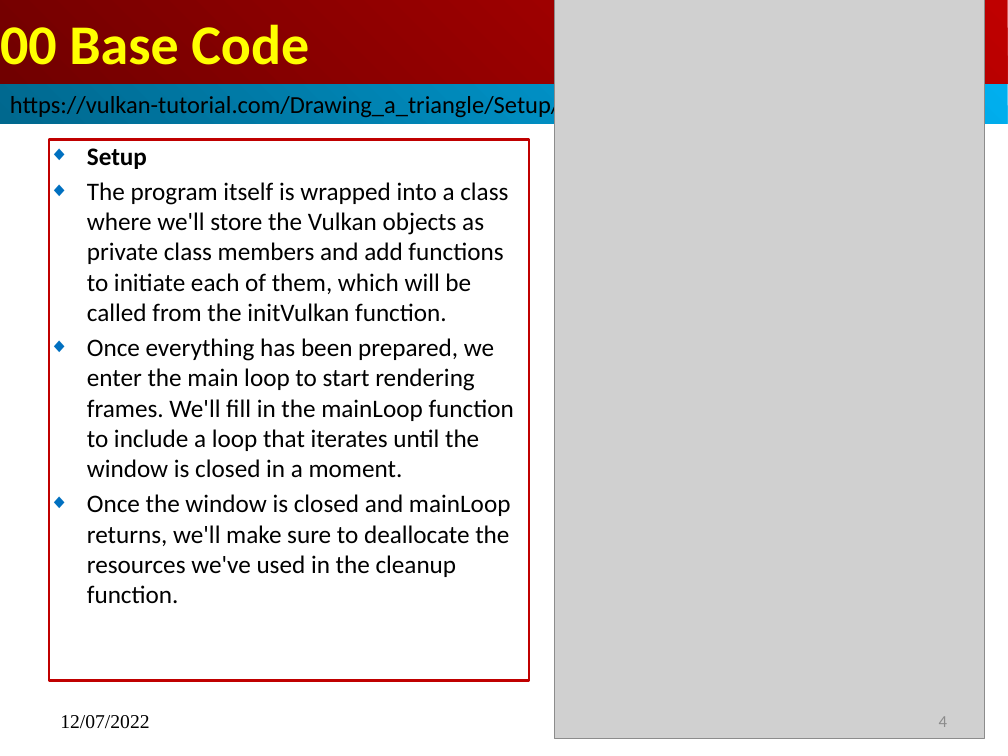
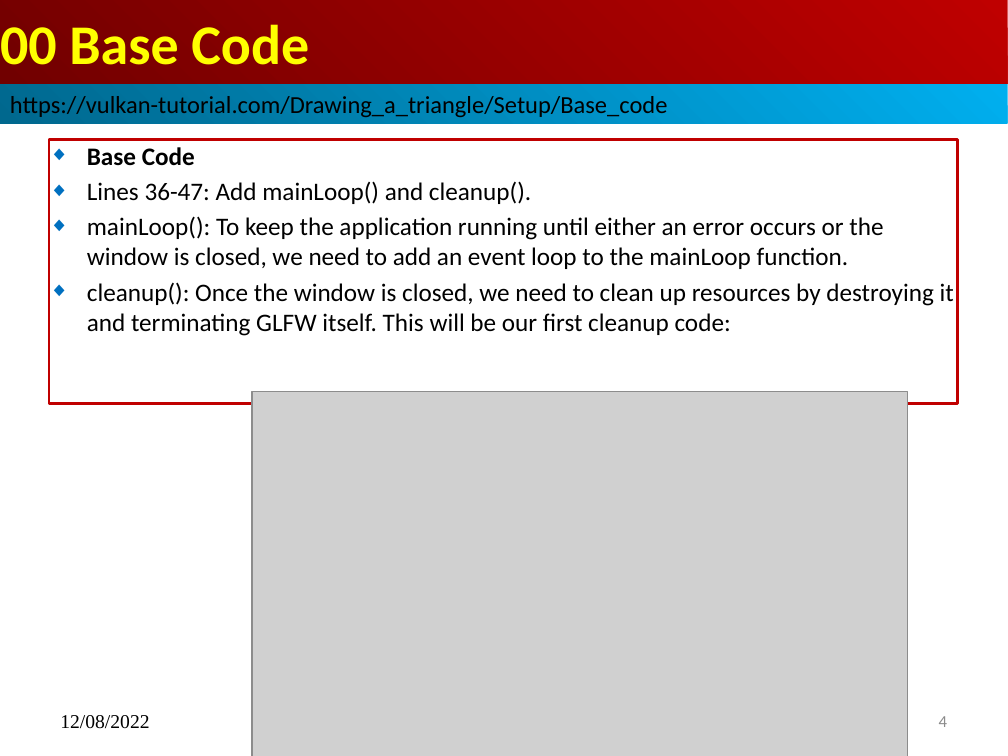
Before and after one commit to peterhchen/015_Vulkan_OpenGL, a slide deck: slide 4 of 00_base_code.pptx. Drawn at 1008x756 pixels with LibreOffice and Linux fonts; fonts in the diff are those of the drawing; grey boxes stand for pictures. Boxes give left, top, right and bottom in pixels: in the first picture for what was removed or moved away, otherwise in the second. Text is boxed around its words. In the diff, an @@ line names an element or a change of style, - is before the commit and + after.

```diff
--- a/00_base_code.pptx
+++ b/00_base_code.pptx
@@ subtitle "Base Code": place and size @@
-subtitle "Base Code" at <box>49,140,529,680</box>
+subtitle "Base Code" at <box>49,140,958,403</box>
@@ subtitle at <box>87,147,954,336</box>: text changed @@
-◆ Setup
-◆ The program itself is wrapped into a class where we'll store the Vulkan objects as private class members and add functions to initiate each of them, which will be called from the initVulkan function.
-◆ Once everything has been prepared, we enter the main loop to start rendering frames. We'll fill in the mainLoop function to include a loop that iterates until the window is closed in a moment.
-◆ Once the window is closed and mainLoop returns, we'll make sure to deallocate the resources we've used in the cleanup function.
+◆ Base Code
+◆ Lines 36-47: Add mainLoop() and cleanup().
+◆ mainLoop(): To keep the application running until either an error occurs or the window is closed, we need to add an event loop to the mainLoop function.
+◆ cleanup(): Once the window is closed, we need to clean up resources by destroying it and terminating GLFW itself. This will be our first cleanup code:
@@ picture: place and size @@
-picture at <box>554,0,984,739</box>
+picture at <box>252,392,907,756</box>
@@ text at <box>60,715,149,729</box>: text changed @@
-12/07/2022
+12/08/2022
```
Also in this commit, not shown: 4 other slides changed, 1 slide added, 2 slides removed, 2 other files.
